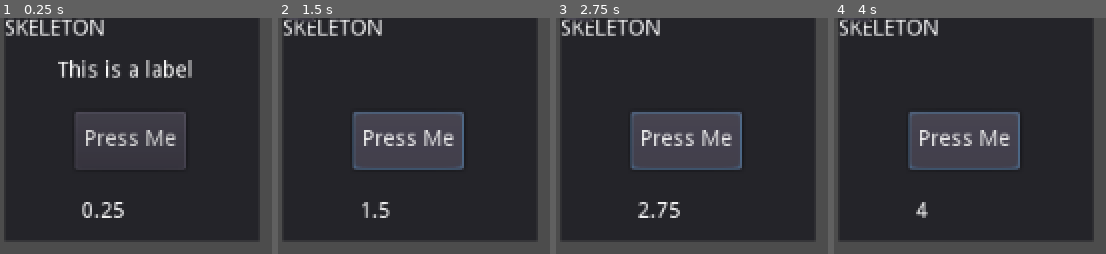
Above: before the commit, frames 1-4 (left to right).
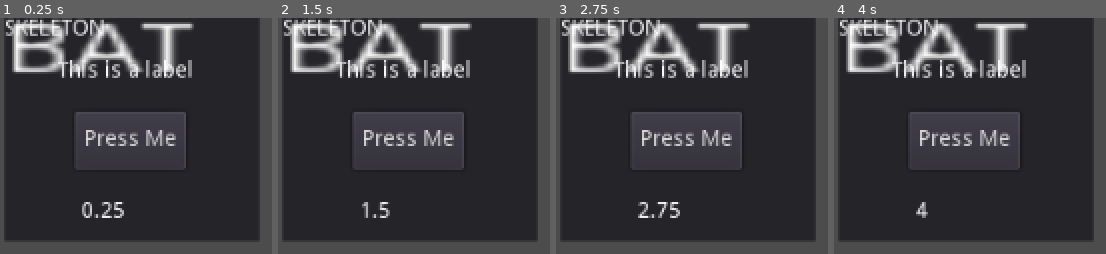
Above: after the commit, the same moments.

Repository: webchick/godot-tutorial
Game: Godot game, scene res://sayhello.tscn
The game is run twice, just before and just after one commit, with the same random seed, the same clock (stepped at 60 frames per second) and the same inputs.
Inputs:
- Up to frame 1 (0.25 s): no input
- Up to frame 2 (1.5 s): click "Press Me" at 0.5 s; click "Press Me" at 1.25 s
- Up to frame 3 (2.75 s): click "Press Me" at 2 s
- Up to frame 4 (4 s): no input

The runs differ from the first frame. In frame 1, 7.5% of the frame differs, in the area x 4-72%, y 1-24%; in frame 2, 10%, in the area x 3-72%, y 0-65%; in frame 3, 10%; in frame 4, 10%.
Error before the commit: Invalid set index 'text' (on base: 'null instance') with value of type 'String'. (res://sayhello.gd:9)

Commit message:
Programmatically add Bat scene

Diff:
--- /dev/null
+++ b/Bat.tscn
@@ -0,0 +1,16 @@
+[gd_scene format=2]
+
+[node name="Control" type="Control"]
+anchor_right = 1.0
+anchor_bottom = 1.0
+__meta__ = {
+"_edit_use_anchors_": false
+}
+
+[node name="Label" type="Label" parent="." groups=[
+"enemies",
+]]
+margin_right = 40.0
+margin_bottom = 14.0
+rect_scale = Vector2( 4.84, 3.22222 )
+text = "BAT"
--- a/sayhello.gd
+++ b/sayhello.gd
@@ -3,6 +3,9 @@
 var s;
 
 func _ready():
+	var scene = preload("res://Bat.tscn")
+	var node = scene.instance()
+	add_child(node)
 	get_node("Button").connect("pressed", self, "_on_Button_pressed")
 
 func _on_Button_pressed():
